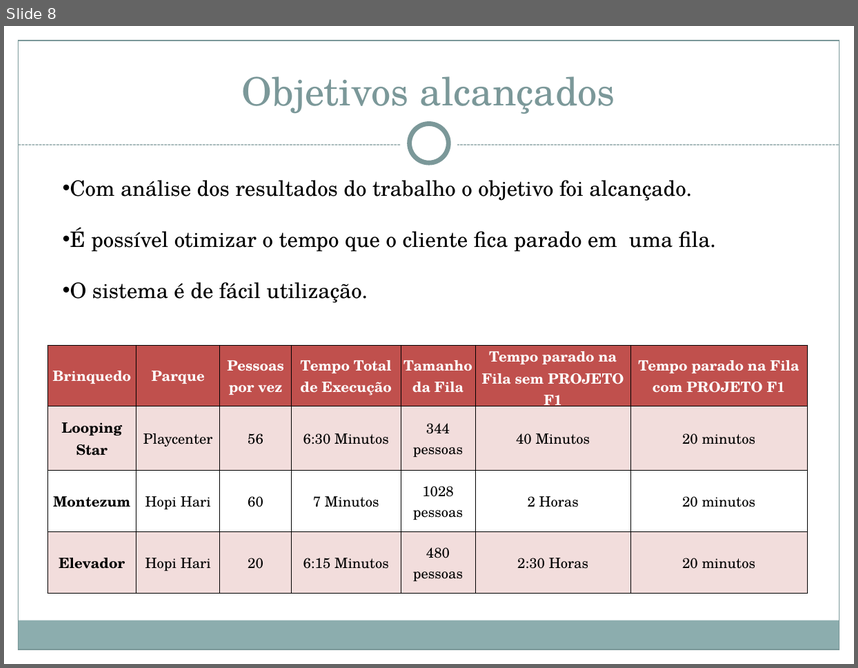
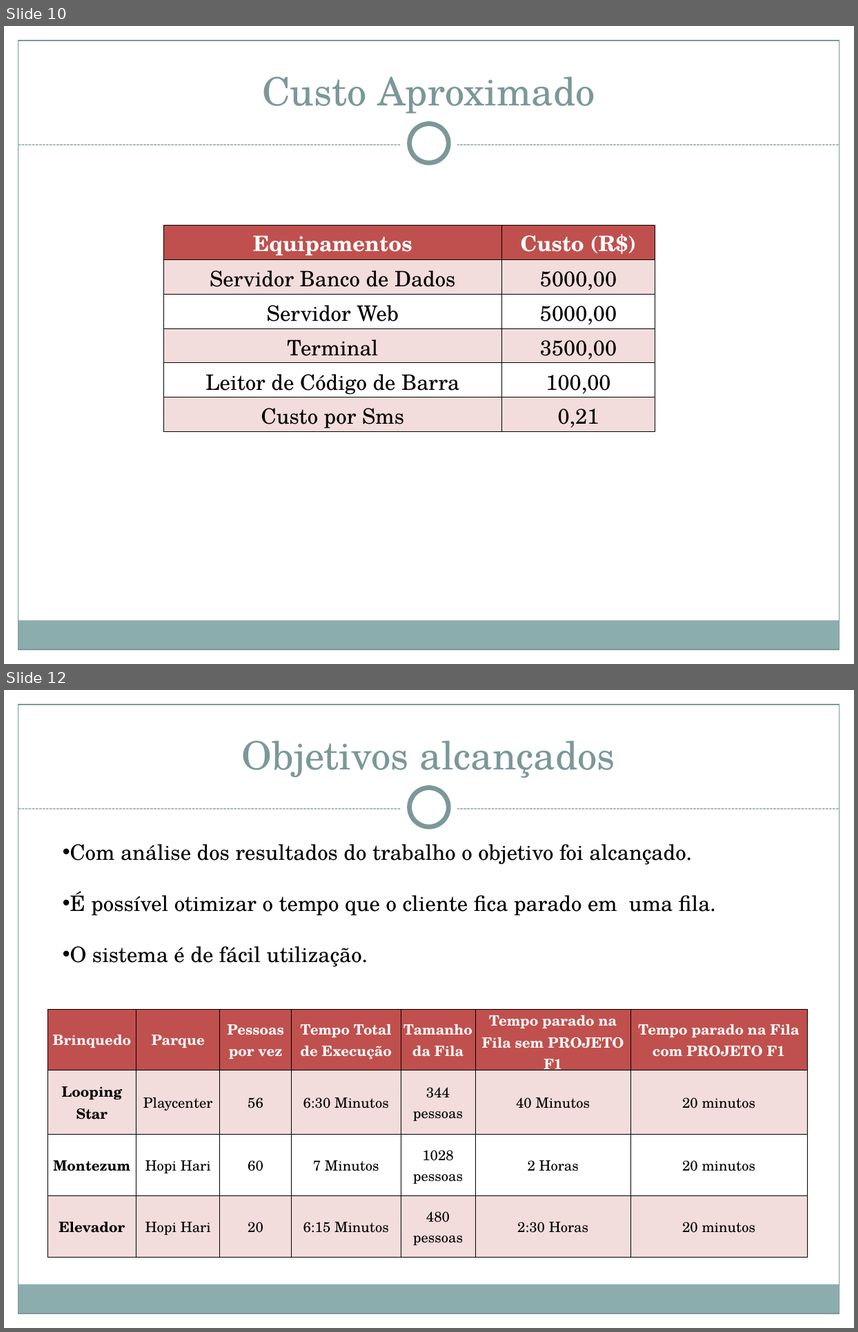
Before and after one commit to herberton/projetof1, a slide deck: wiki/Apresentação/Apresentação Final.pptx. Shown one above the other, each under a label of ours: slide 8 before the commit, slides 10 and 12 after it; the slides between them are not shown. The pictures are 858x668 and 858x1332 pixels, drawn with LibreOffice and Linux fonts; fonts in the diff are those of the drawing. Boxes give left, top, right and bottom in pixels: in the first picture for what was removed or moved away, otherwise in the second. Text is boxed around its words. In the diff, an @@ line names an element or a change of style, - is before the commit and + after.

```diff
--- a/wiki/Apresentação/Apresentação Final.pptx
+++ b/wiki/Apresentação/Apresentação Final.pptx
@@ slide 10 added at (4,26,854,664), background #FFFFFF; not listed: 8 template elements that a slide beside it also shows @@
@@ title added at (262,76,595,114), 33 pt, text #7C999A @@
+Custo Aproximado
@@ table added at (163,225,654,431), 6 rows, 2 columns @@
+Equipamentos | Custo (R$)
+Servidor Banco de Dados | 5000,00
+Servidor Web | 5000,00
+Terminal | 3500,00
+Leitor de Código de Barra | 100,00
+Custo por Sms | 0,21
@@ what was slide 8 is now slide 12 @@
```
Also in this commit, not shown: 6 slides changed, 4 other slides added.
